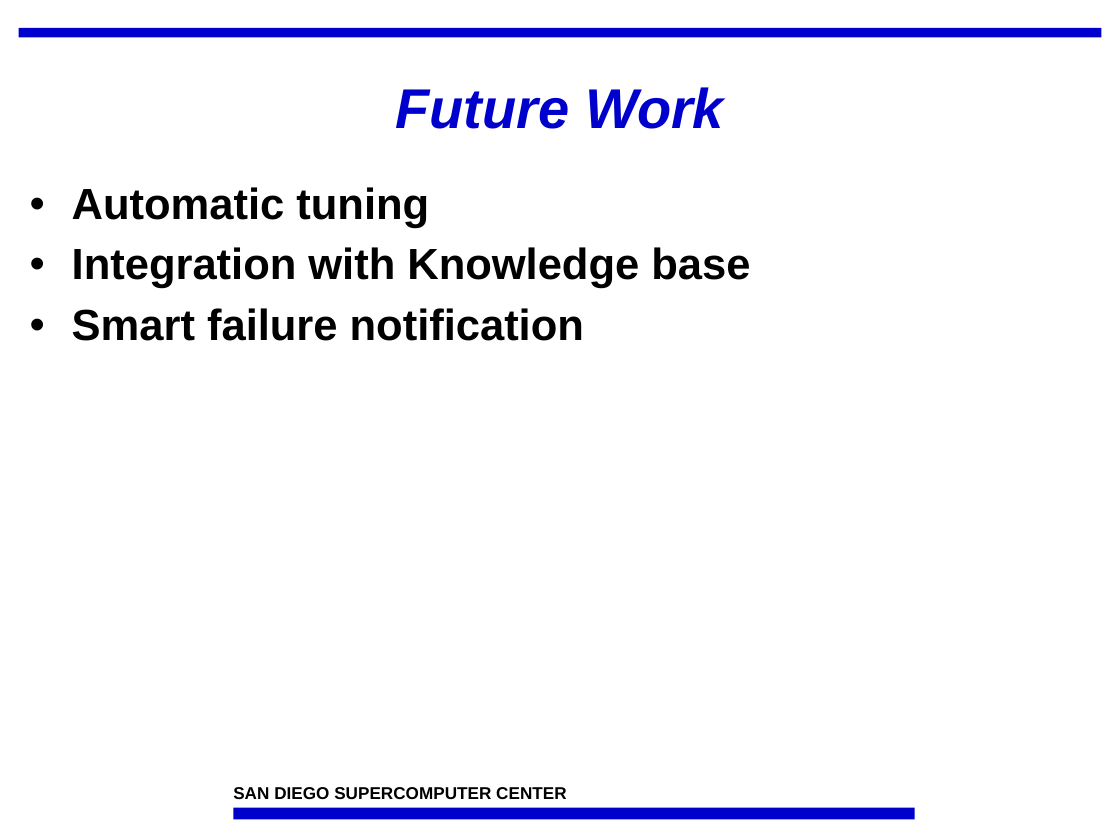
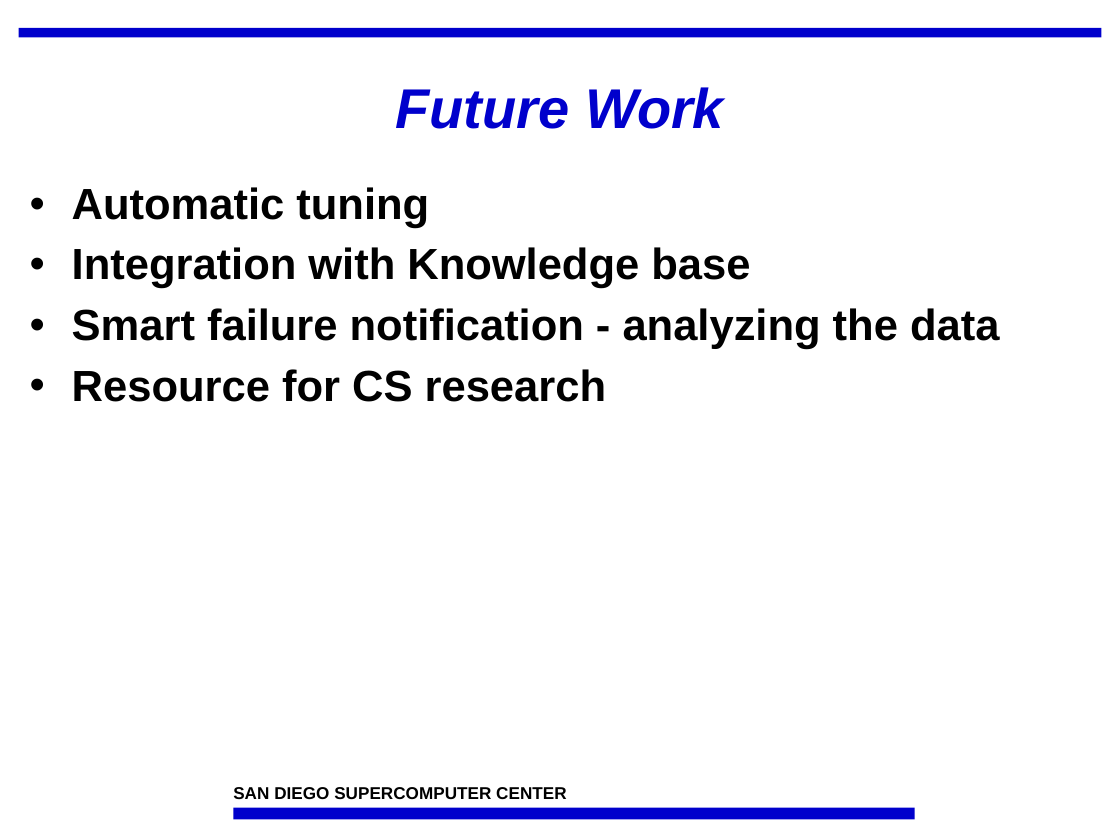
Before and after one commit to IncaProject/inca-xsede, a slide deck: slide 28 of talks/inca_sc05.ppt (slide 27 before the commit). Drawn at 1120x840 pixels with LibreOffice and Linux fonts; fonts in the diff are those of the drawing; background and template pictures are left out. Boxes give left, top, right and bottom in pixels: in the first picture for what was removed or moved away, otherwise in the second. Text is boxed around its words. In the diff, an @@ line names an element or a change of style, - is before the commit and + after.

```diff
--- a/talks/inca_sc05.ppt
+++ b/talks/inca_sc05.ppt
@@ text at (x1=72, y1=308, x2=999, y2=402): text changed @@
-• Smart failure notification
+• Smart failure notification - analyzing the data
+• Resource for CS research
```
Also in this commit, not shown: 8 other slides changed, 3 slides added, 2 slides removed.
